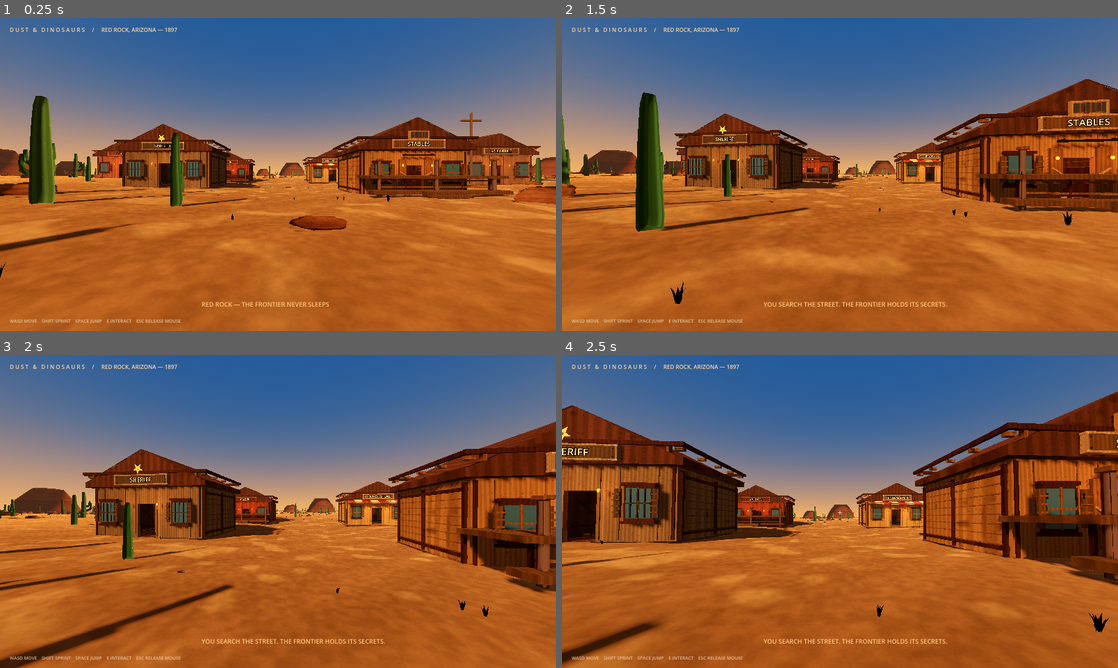
Above: before the commit, frames 1-4 (two rows, left to right).
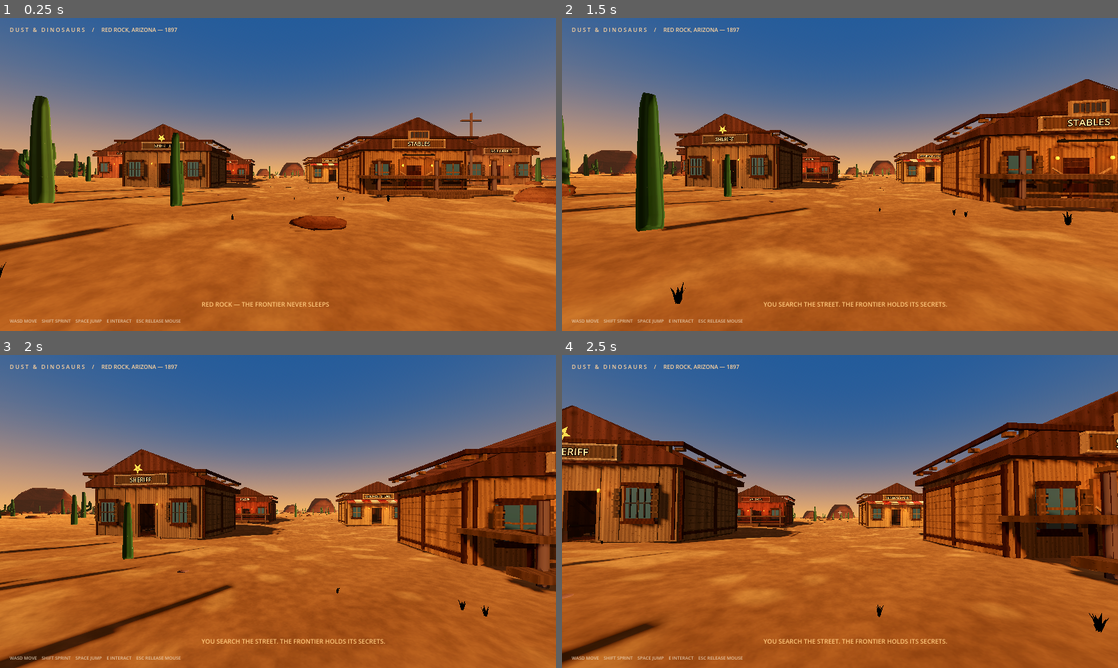
Above: after the commit, the same moments.

Repository: langermkyt-create/DUST-DINOSAURS
Game: Godot game, scene res://scenes/main.tscn
The game is run twice, just before and just after one commit, with the same random seed, the same clock (stepped at 60 frames per second) and the same inputs.
Inputs (mouse positions are in pixels of both pictures, inside the frame that each line leads up to):
- Up to frame 1 (0.25 s): no input
- Up to frame 2 (1.5 s): tap Enter at 0.5 s; move the mouse to (867, 174) at 0.52 s; hold W from 0.53 s (still down); tap E at 0.6 s; tap Space at 0.77 s; move the mouse to (812, 174) at 1.27 s; tap Shift at 1.35 s
- Up to frame 3 (2 s): keep holding W; tap Space at 1.52 s
- Up to frame 4 (2.5 s): keep holding W; move the mouse to (851, 505) at 2.02 s; tap E at 2.1 s

The runs differ from the first frame. In frame 1, less than 0.1% of the frame differs, in the area x 0-55%, y 42-51%; in frame 2, less than 0.1%; in frame 3, less than 0.1%, in the area x 1-61%, y 42-51%; in frame 4, less than 0.1%.

Commit message:
Use size-aware rock LOD and lighter static collision

Diff:
--- a/scripts/world.gd
+++ b/scripts/world.gd
@@ -903,6 +903,8 @@
 	surface.generate_normals()
 	var rock_mesh := surface.commit()
 	var rock_material := _rock_surface_material()
+	var lod_mesh := _make_rock_lod_mesh(rings)
+	var lod_scale := maxf(factor, 0.1)
 	var rock_body := StaticBody3D.new()
 	rock_body.name = "RockFormation"
 	rock_body.position = pos
@@ -912,23 +914,25 @@
 	rock_instance.name = "RockHighDetail"
 	rock_instance.mesh = rock_mesh
 	rock_instance.material_override = rock_material
-	rock_instance.visibility_range_end = 132.0
-	rock_instance.visibility_range_end_margin = 14.0
+	rock_instance.visibility_range_end = 132.0 * lod_scale
+	rock_instance.visibility_range_end_margin = 14.0 * lod_scale
 	rock_instance.visibility_range_fade_mode = GeometryInstance3D.VISIBILITY_RANGE_FADE_SELF
 	rock_body.add_child(rock_instance)
 	var lod_instance := MeshInstance3D.new()
 	lod_instance.name = "RockDistantLOD"
-	lod_instance.mesh = _make_rock_lod_mesh(rings)
+	lod_instance.mesh = lod_mesh
 	lod_instance.material_override = rock_material
-	lod_instance.visibility_range_begin = 118.0
-	lod_instance.visibility_range_begin_margin = 14.0
-	lod_instance.visibility_range_end = 420.0
-	lod_instance.visibility_range_end_margin = 35.0
+	lod_instance.visibility_range_begin = 118.0 * lod_scale
+	lod_instance.visibility_range_begin_margin = 14.0 * lod_scale
+	lod_instance.visibility_range_end = 420.0 * lod_scale
+	lod_instance.visibility_range_end_margin = 35.0 * lod_scale
 	lod_instance.visibility_range_fade_mode = GeometryInstance3D.VISIBILITY_RANGE_FADE_SELF
 	rock_body.add_child(lod_instance)
 	var rock_collision := CollisionShape3D.new()
 	rock_collision.name = "RockCollision"
-	rock_collision.shape = rock_mesh.create_trimesh_shape()
+	# The eight-sided distant mesh keeps the same ledged silhouette while avoiding
+	# the full sixteen-sided render mesh in static collision queries.
+	rock_collision.shape = lod_mesh.create_trimesh_shape()
 	rock_body.add_child(rock_collision)
 
 func _make_rock_mesh(seed_value: int, variant: int) -> ArrayMesh:
